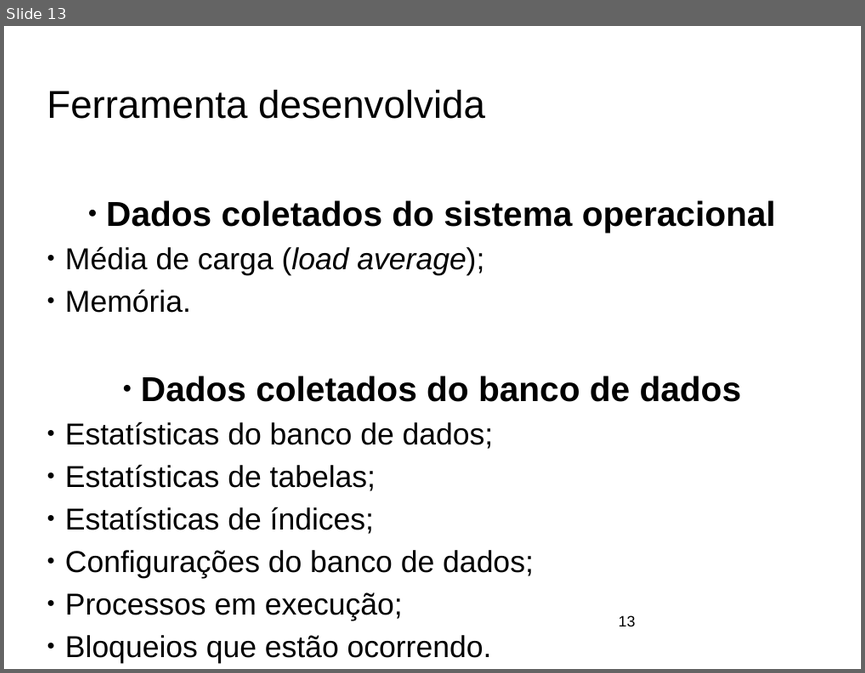
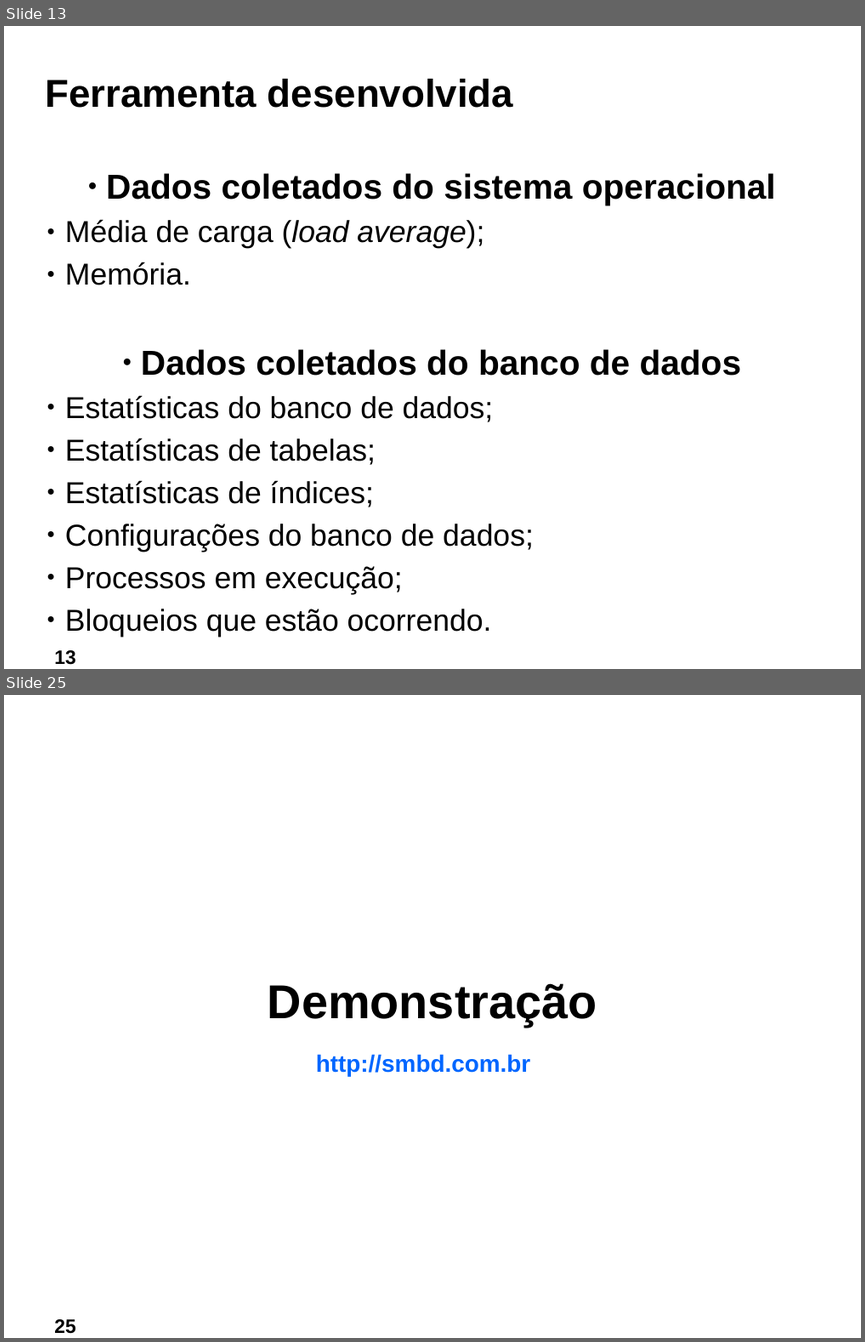
Before and after one commit to ftomasini/smdb, a slide deck: Documentos/FTOMASINI/FINAL/APRESENTACAO.odp. Shown one above the other, each under a label of ours: slide 13 before the commit, slides 13 and 25 after it; the slides between them are not shown. The pictures are 865x673 and 865x1342 pixels, drawn with LibreOffice and Linux fonts; fonts in the diff are those of the drawing; background and template pictures are left out. Boxes give left, top, right and bottom in pixels: in the first picture for what was removed or moved away, otherwise in the second. Text is boxed around its words. In the diff, an @@ line names an element or a change of style, - is before the commit and + after.

```diff
--- a/Documentos/FTOMASINI/FINAL/APRESENTACAO.odp
+++ b/Documentos/FTOMASINI/FINAL/APRESENTACAO.odp
@@ slide 25 added at <box>4,695,861,1338</box>, background picture (left out) @@
@@ title added at <box>268,983,597,1027</box>, 44 pt, text #000000, bold @@
+Demonstração
@@ text added at <box>316,1054,530,1076</box>, 22 pt, text #0066FF, bold @@
+http://smbd.com.br
@@ page number added at <box>54,1319,75,1333</box>, 18 pt, text #000000, bold @@
+25
@@ slide 13 changed as well @@
@@ title "Ferramenta desenvolvida" at <box>45,79,513,108</box>: bold on @@
@@ text "Dados coletados do sistema operacional": place and size @@
-text "Dados coletados do sistema operacional" at <box>65,200,776,663</box>
+text "Dados coletados do sistema operacional" at <box>65,173,776,636</box>
@@ page number: place and size @@
-page number at <box>619,615,636,626</box>
+page number at <box>54,650,75,664</box>
@@ page number at <box>54,650,75,664</box>: size 14 to 18 pt, bold on; alignment left to centre @@
```
Also in this commit, not shown: 13 other slides changed, 12 other slides added, 14 slides removed, 1 other file.
